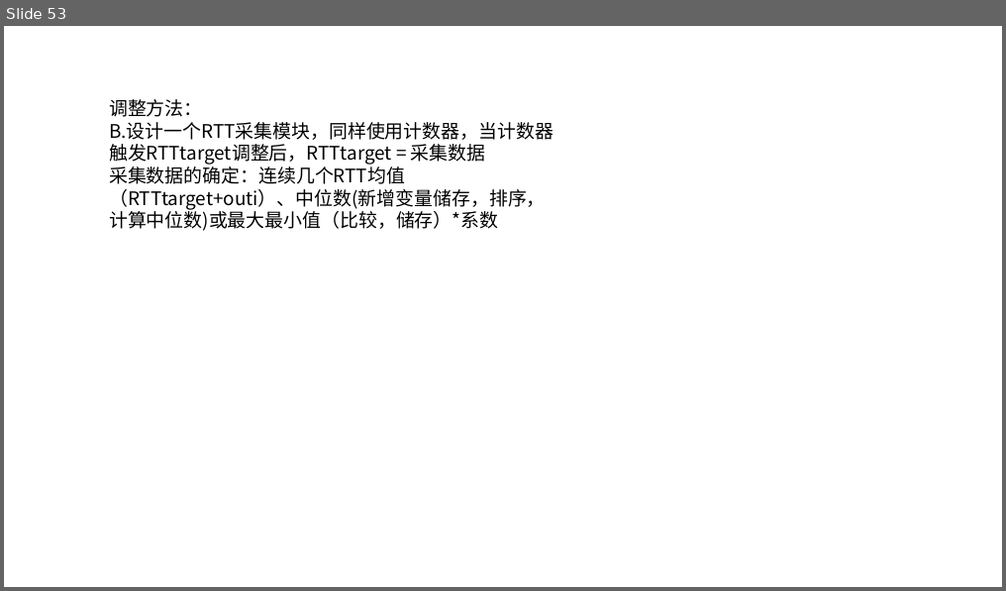
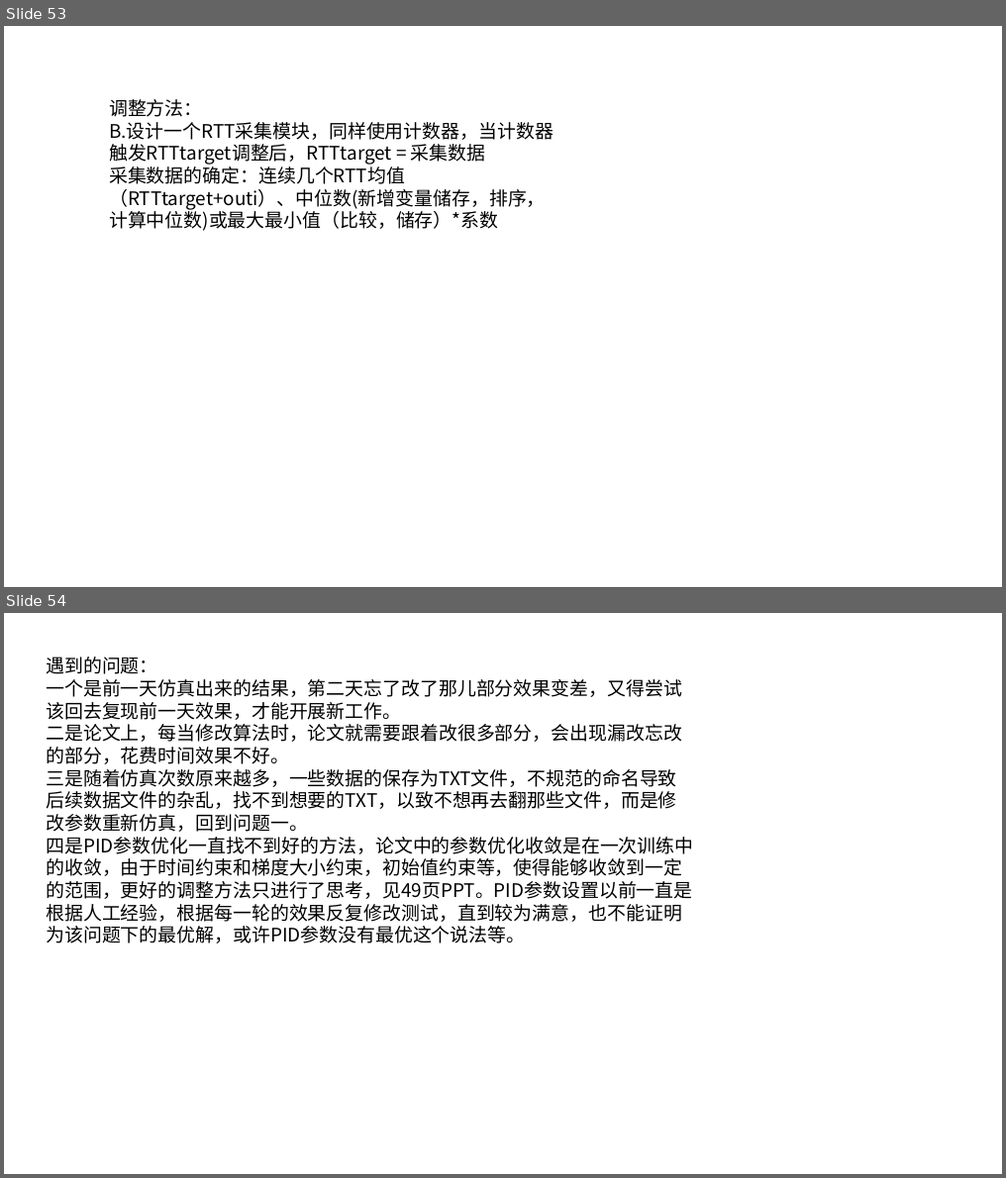
Before and after one commit to JinPeng-Zhang/DCN-LSTM_PID-congestion-control, a slide deck: paper/毕设思路 [自动保存的] [自动保存的].pptx. Shown one above the other, each under a label of ours: slide 53 before the commit, slides 53 and 54 after it. The pictures are 1006x591 and 1006x1178 pixels, drawn with LibreOffice and Linux fonts; fonts in the diff are those of the drawing. Boxes give left, top, right and bottom in pixels: in the first picture for what was removed or moved away, otherwise in the second. Text is boxed around its words. In the diff, an @@ line names an element or a change of style, - is before the commit and + after.

```diff
--- a/paper/毕设思路 [自动保存的] [自动保存的].pptx
+++ b/paper/毕设思路 [自动保存的] [自动保存的].pptx
@@ slide 54 added at bbox=[4, 613, 1002, 1174], background #FFFFFF @@
@@ text added at bbox=[46, 657, 693, 944], 18 pt, text #000000 @@
+遇到的问题：
+一个是前一天仿真出来的结果，第二天忘了改了那儿部分效果变差，又得尝试该回去复现前一天效果，才能开展新工作。
+二是论文上，每当修改算法时，论文就需要跟着改很多部分，会出现漏改忘改的部分，花费时间效果不好。
+三是随着仿真次数原来越多，一些数据的保存为TXT文件，不规范的命名导致后续数据文件的杂乱，找不到想要的TXT，以致不想再去翻那些文件，而是修改参数重新仿真，回到问题一。
+四是PID参数优化一直找不到好的方法，论文中的参数优化收敛是在一次训练中的收敛，由于时间约束和梯度大小约束，初始值约束等，使得能够收敛到一定的范围，更好的调整方法只进行了思考，见49页PPT。PID参数设置以前一直是根据人工经验，根据每一轮的效果反复修改测试，直到较为满意，也不能证明为该问题下的最优解，或许PID参数没有最优这个说法等。
```
Also in this commit, not shown: 3 other files.
